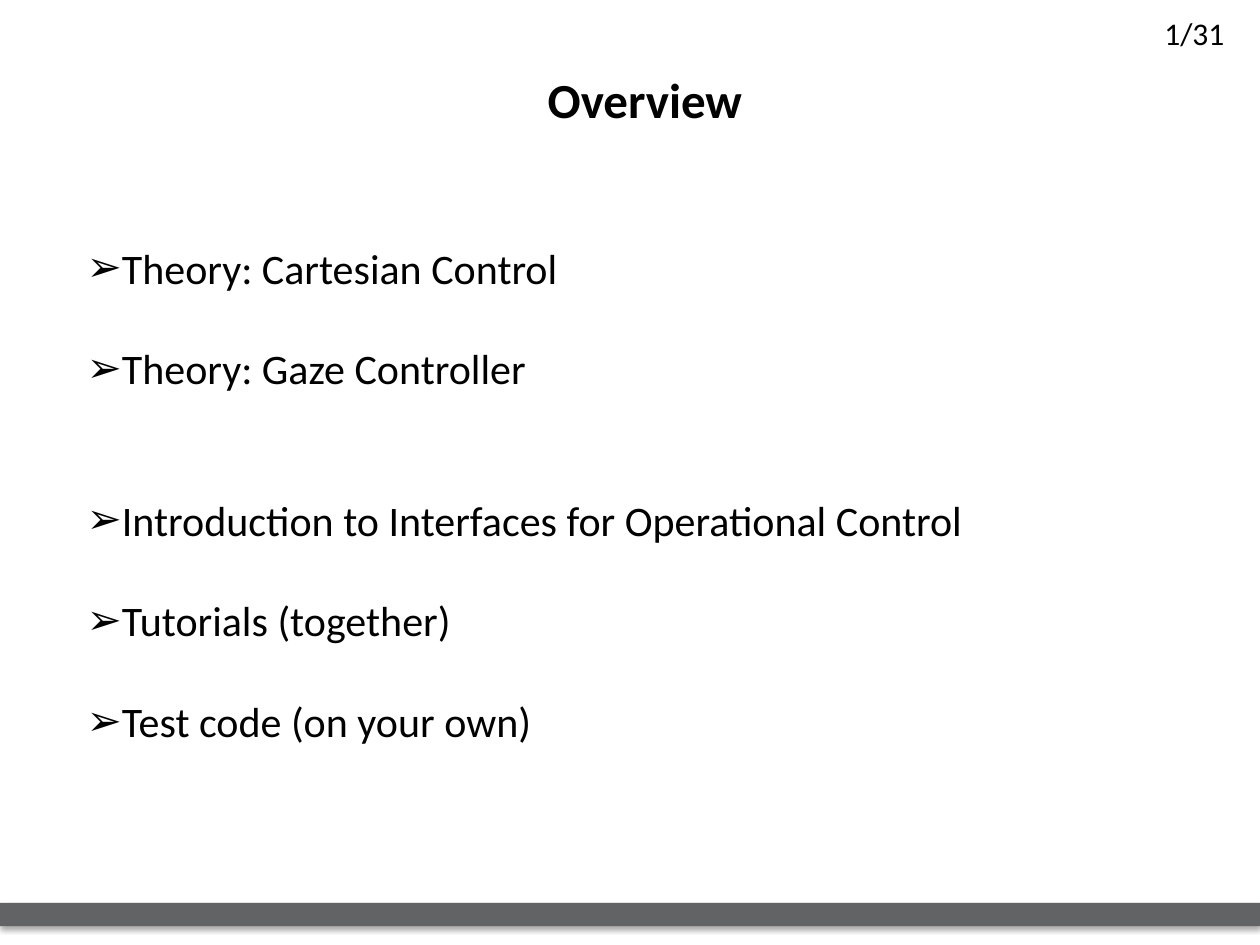
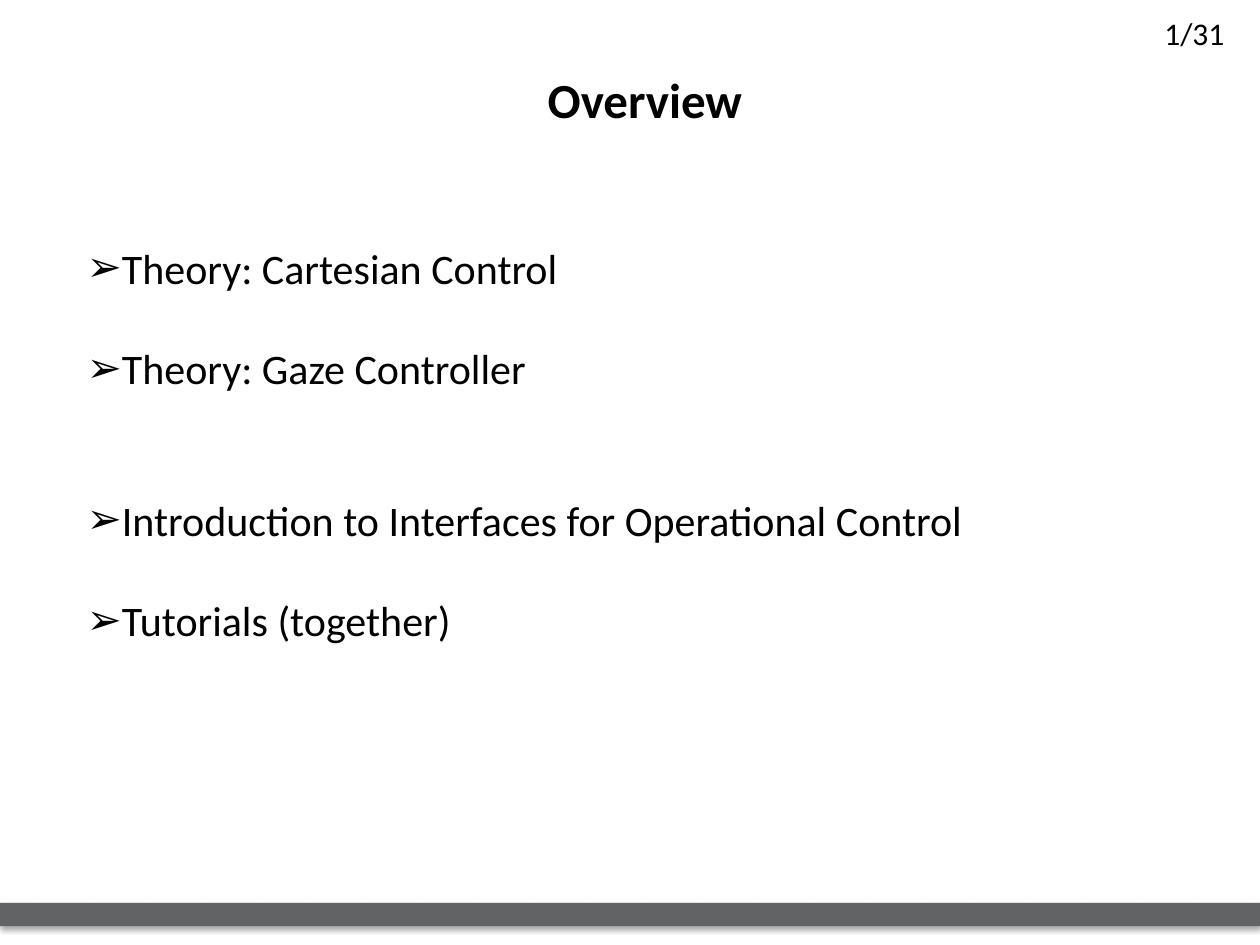
Before and after one commit to lornat75/Teaching, a slide deck: slide 1 of slides/2015-iit/cartesian-gaze-interfaces.pptx. Drawn at 1260x945 pixels with LibreOffice and Linux fonts; fonts in the diff are those of the drawing; background and template pictures are left out. Boxes give left, top, right and bottom in pixels: in the first picture for what was removed or moved away, otherwise in the second. Text is boxed around its words. In the diff, an @@ line names an element or a change of style, - is before the commit and + after.

Commit message:
minor change

```diff
--- a/slides/2015-iit/cartesian-gaze-interfaces.pptx
+++ b/slides/2015-iit/cartesian-gaze-interfaces.pptx
@@ text at (x1=122, y1=706, x2=531, y2=744): paragraph removed @@
-➢ Test code (on your own)
```
